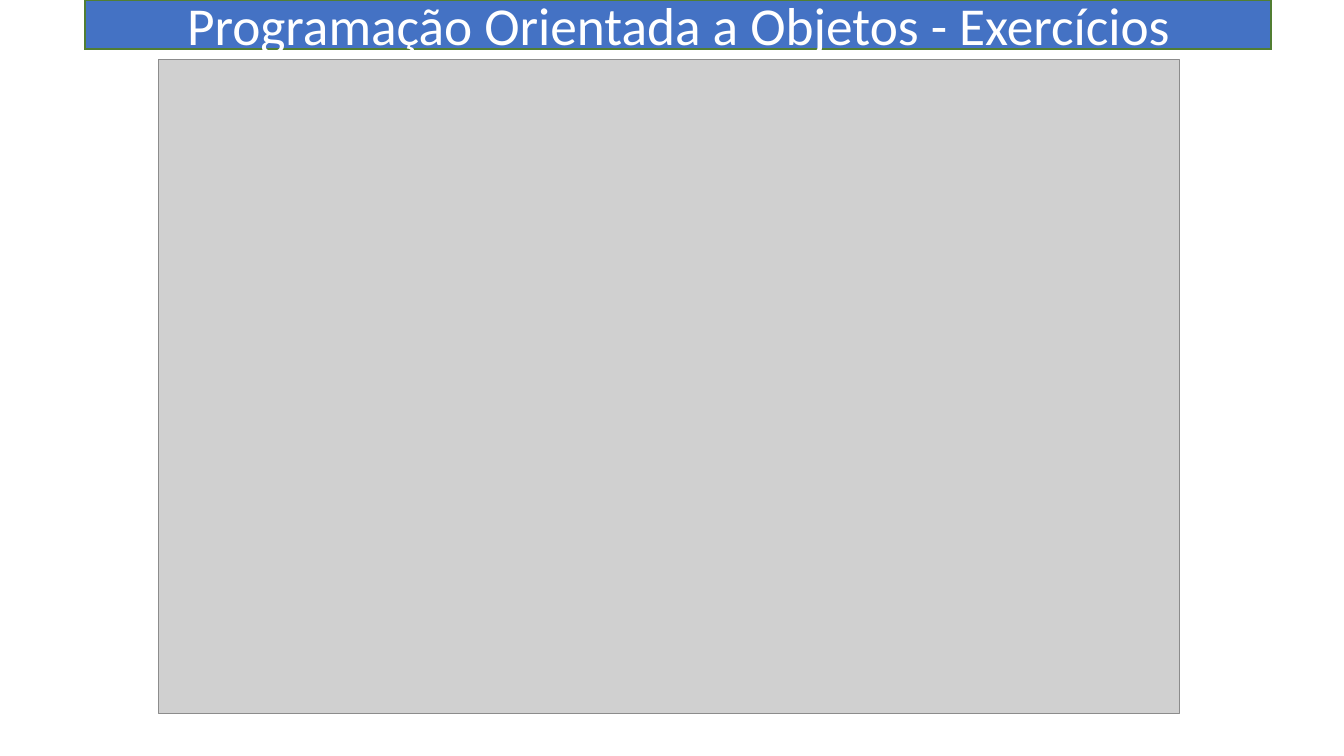
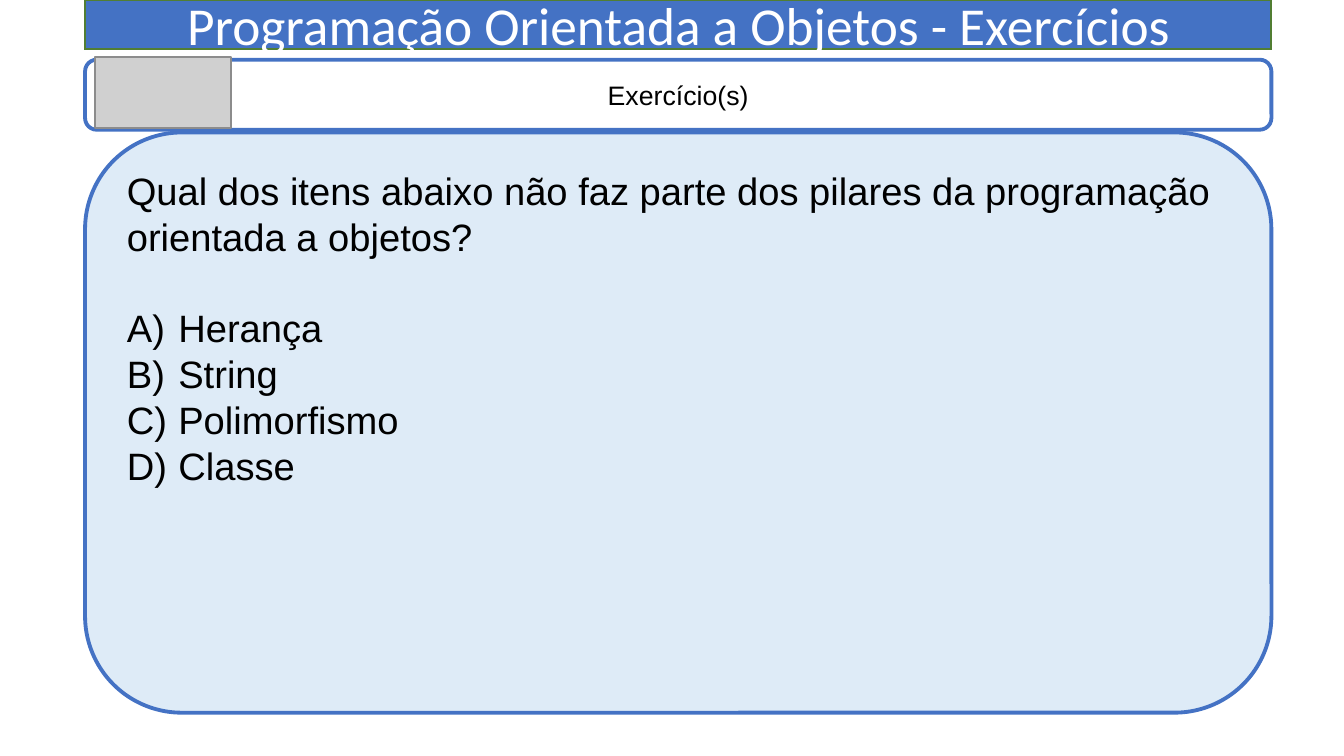
Before and after one commit to jmarysystems/jmarysystems.github.io, a slide deck: slide 8 of web/Perguntas_e_Respostas/Informatica/ADS/0002_POO/0002_Unidade02.pptx. Drawn at 1344x756 pixels with LibreOffice and Linux fonts; fonts in the diff are those of the drawing; grey boxes stand for pictures; background and template pictures are left out. Boxes give left, top, right and bottom in pixels: in the first picture for what was removed or moved away, otherwise in the second. Text is boxed around its words. In the diff, an @@ line names an element or a change of style, - is before the commit and + after.

```diff
--- a/web/Perguntas_e_Respostas/Informatica/ADS/0002_POO/0002_Unidade02.pptx
+++ b/web/Perguntas_e_Respostas/Informatica/ADS/0002_POO/0002_Unidade02.pptx
@@ picture added at [95,58,230,129] @@
@@ rounded rectangle added at [85,60,1271,130], fill #FFFFFF, outline #4472C4 2 pt, 14 pt, text #000000 @@
+Exercício(s)
@@ picture removed at [159,60,1179,715] @@
@@ rounded rectangle added at [85,133,1271,713], fill #DEEBF7, outline #4472C4 2 pt, 20 pt, text #000000 @@
+Qual dos itens abaixo não faz parte dos pilares da programação orientada a objetos?
+A) Herança
+B) String
+C) Polimorfismo
+D) Classe
```
Also in this commit, not shown: 1 other slide changed, 2 other files.
